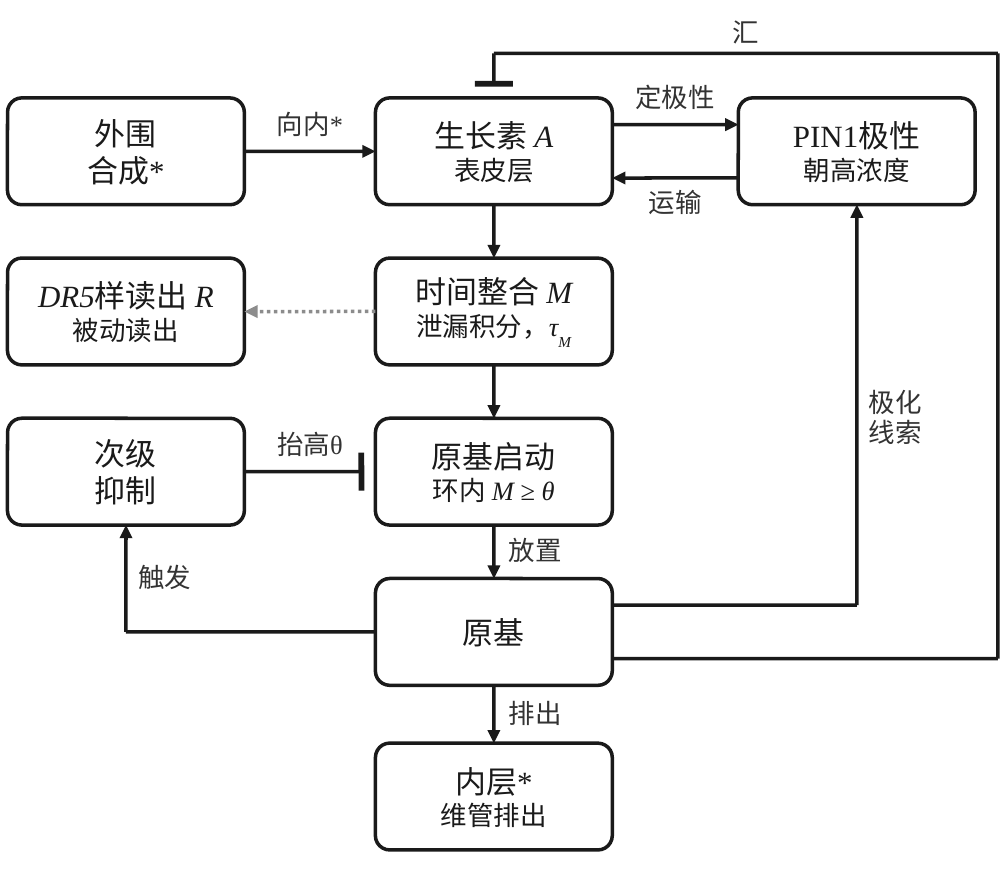
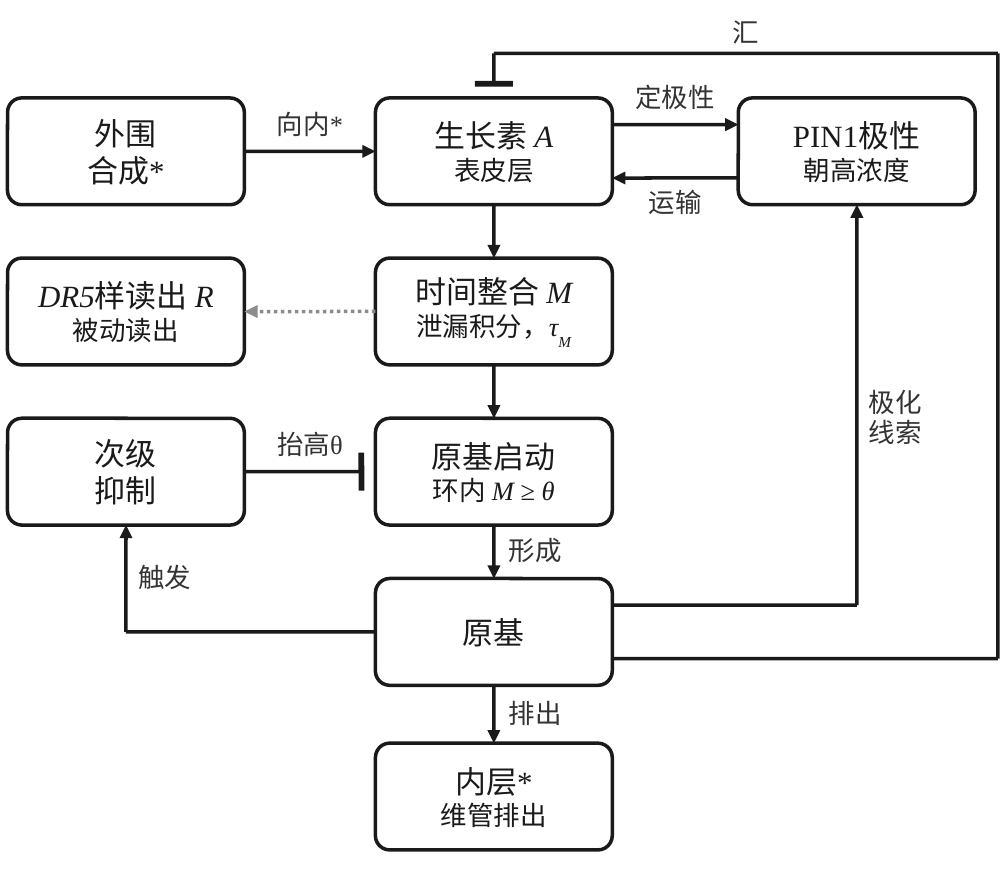
Before and after one commit to Aria0516/model, a slide deck: slide 1 of figures/prior_work/ppt/fig1-2B_loop_zh.pptx. Drawn at 1008x890 pixels with LibreOffice and Linux fonts; fonts in the diff are those of the drawing. Boxes give left, top, right and bottom in pixels: in the first picture for what was removed or moved away, otherwise in the second. Text is boxed around its words. In the diff, an @@ line names an element or a change of style, - is before the commit and + after.

```diff
--- a/figures/prior_work/ppt/fig1-2B_loop_zh.pptx
+++ b/figures/prior_work/ppt/fig1-2B_loop_zh.pptx
@@ text at (509,537,562,562): text changed @@
-放置
+形成
```
Also in this commit, not shown: 15 other files.
